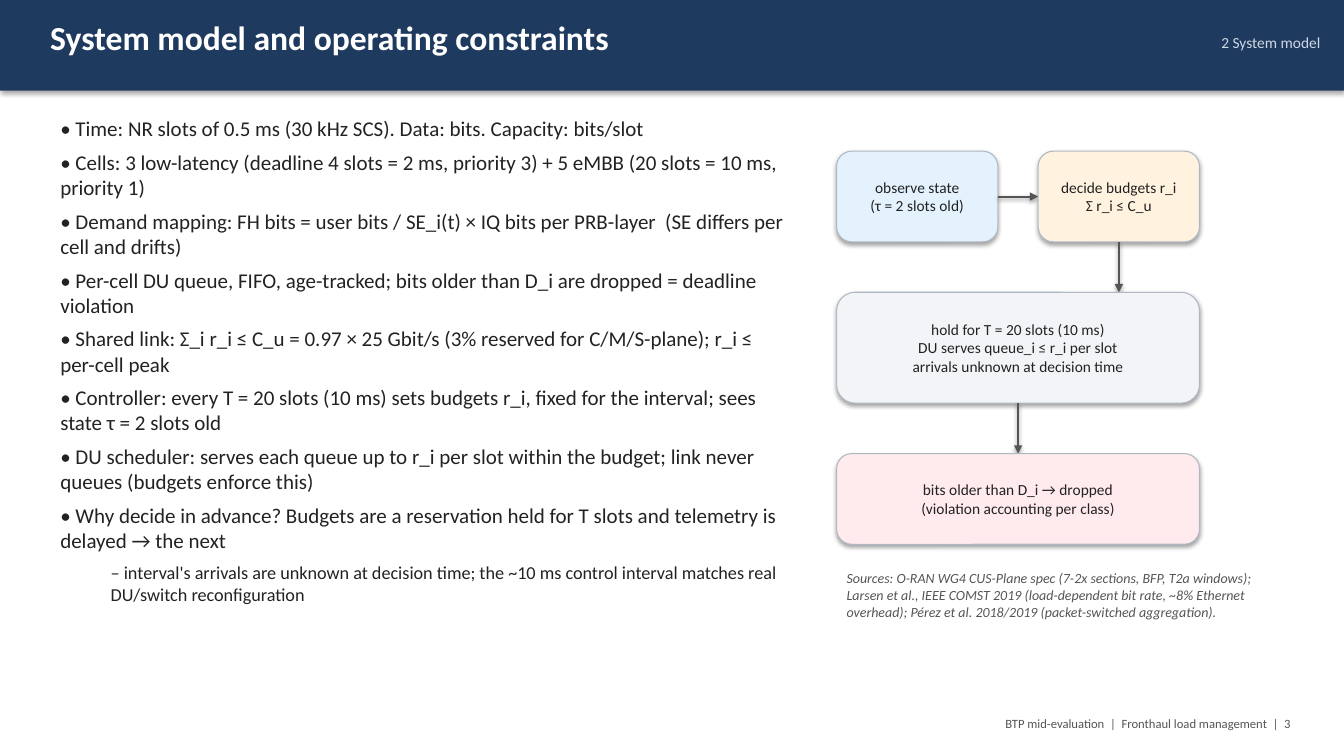
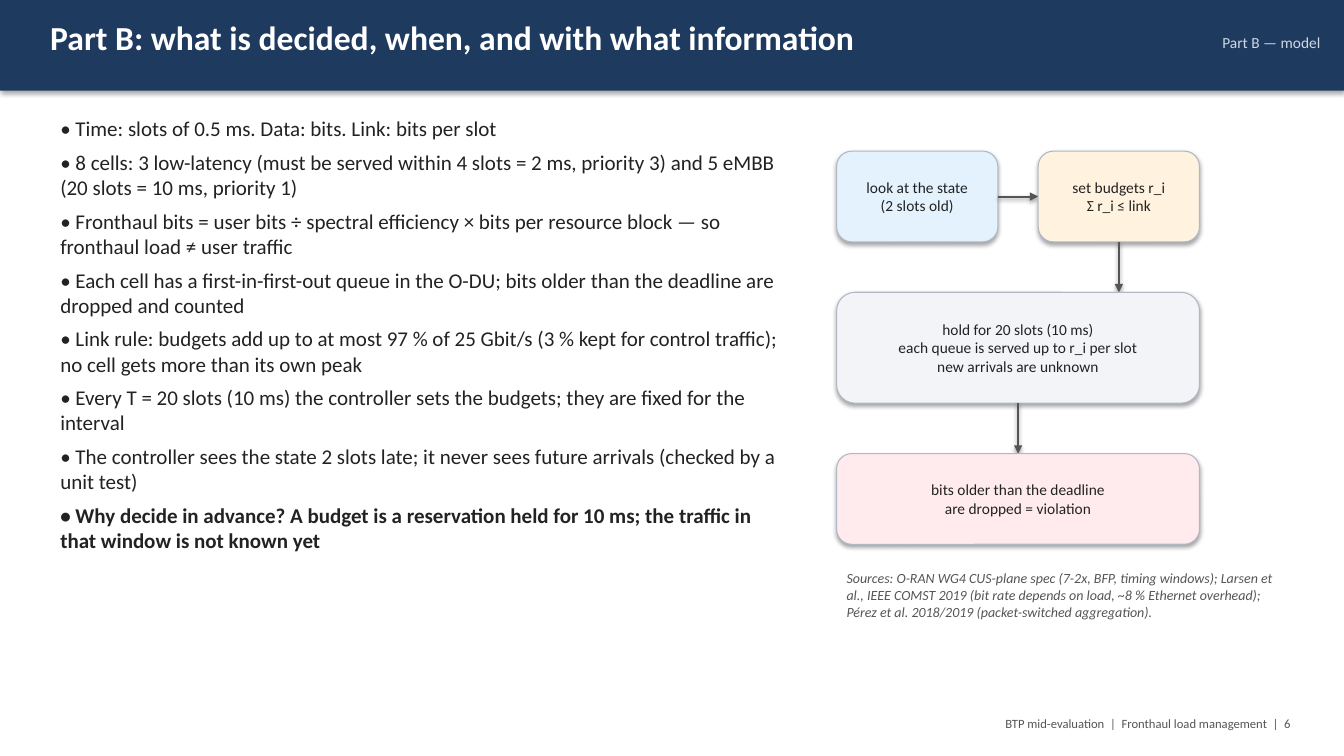
Before and after one commit to Harshvardhan-To1/BTP, a slide deck: slide 6 of docs/fhlm/BTP_midterm_fronthaul_load_management.pptx (slide 3 before the commit). Drawn at 1344x756 pixels with LibreOffice and Linux fonts; fonts in the diff are those of the drawing. Boxes give left, top, right and bottom in pixels: in the first picture for what was removed or moved away, otherwise in the second. Text is boxed around its words. In the diff, an @@ line names an element or a change of style, - is before the commit and + after.

```diff
--- a/docs/fhlm/BTP_midterm_fronthaul_load_management.pptx
+++ b/docs/fhlm/BTP_midterm_fronthaul_load_management.pptx
@@ text at (x1=50, y1=26, x2=854, y2=55): text changed @@
-System model and operating constraints
+Part B: what is decided, when, and with what information
@@ text at (x1=1222, y1=37, x2=1321, y2=48): text changed @@
-2 System model
+Part B — model
@@ text at (x1=60, y1=121, x2=777, y2=552): text changed @@
-• Time: NR slots of 0.5 ms (30 kHz SCS). Data: bits. Capacity: bits/slot
-• Cells: 3 low-latency (deadline 4 slots = 2 ms, priority 3) + 5 eMBB (20 slots = 10 ms, priority 1)
-• Demand mapping: FH bits = user bits / SE_i(t) × IQ bits per PRB-layer (SE differs per cell and drifts)
-• Per-cell DU queue, FIFO, age-tracked; bits older than D_i are dropped = deadline violation
-• Shared link: Σ_i r_i ≤ C_u = 0.97 × 25 Gbit/s (3% reserved for C/M/S-plane); r_i ≤ per-cell peak
-• Controller: every T = 20 slots (10 ms) sets budgets r_i, fixed for the interval; sees state τ = 2 slots old
-• DU scheduler: serves each queue up to r_i per slot within the budget; link never queues (budgets enforce this)
-• Why decide in advance? Budgets are a reservation held for T slots and telemetry is delayed → the next
-  – interval's arrivals are unknown at decision time; the ~10 ms control interval matches real DU/switch reconfiguration
+• Time: slots of 0.5 ms. Data: bits. Link: bits per slot
+• 8 cells: 3 low-latency (must be served within 4 slots = 2 ms, priority 3) and 5 eMBB (20 slots = 10 ms, priority 1)
+• Fronthaul bits = user bits ÷ spectral efficiency × bits per resource block — so fronthaul load ≠ user traffic
+• Each cell has a first-in-first-out queue in the O-DU; bits older than the deadline are dropped and counted
+• Link rule: budgets add up to at most 97 % of 25 Gbit/s (3 % kept for control traffic); no cell gets more than its own peak
+• Every T = 20 slots (10 ms) the controller sets the budgets; they are fixed for the interval
+• The controller sees the state 2 slots late; it never sees future arrivals (checked by a unit test)
+• Why decide in advance? A budget is a reservation held for 10 ms; the traffic in that window is not known yet
@@ text in rounded rectangle at (x1=866, y1=182, x2=968, y2=213): text changed @@
-observe state
-(τ = 2 slots old)
+look at the state
+(2 slots old)
@@ text in rounded rectangle at (x1=1072, y1=182, x2=1165, y2=213): text changed @@
-decide budgets r_i
-Σ r_i ≤ C_u
+set budgets r_i
+Σ r_i ≤ link
@@ text in rounded rectangle at (x1=898, y1=324, x2=1137, y2=372): text changed @@
-hold for T = 20 slots (10 ms)
-DU serves queue_i ≤ r_i per slot
-arrivals unknown at decision time
+hold for 20 slots (10 ms)
+each queue is served up to r_i per slot
+new arrivals are unknown
@@ text in rounded rectangle at (x1=931, y1=484, x2=1104, y2=517): text changed @@
-bits older than D_i → dropped
-(violation accounting per class)
+bits older than the deadline
+are dropped = violation
@@ text at (x1=847, y1=573, x2=1272, y2=620): text changed @@
-Sources: O-RAN WG4 CUS-Plane spec (7-2x sections, BFP, T2a windows); Larsen et al., IEEE COMST 2019 (load-dependent bit rate, ~8% Ethernet overhead); Pérez et al. 2018/2019 (packet-switched aggregation).
+Sources: O-RAN WG4 CUS-plane spec (7-2x, BFP, timing windows); Larsen et al., IEEE COMST 2019 (bit rate depends on load, ~8 % Ethernet overhead); Pérez et al. 2018/2019 (packet-switched aggregation).
@@ text at (x1=1005, y1=719, x2=1290, y2=730): text changed @@
-BTP mid-evaluation | Fronthaul load management | 3
+BTP mid-evaluation | Fronthaul load management | 6
```
Also in this commit, not shown: 19 other slides changed, 4 slides added, 7 other files.
